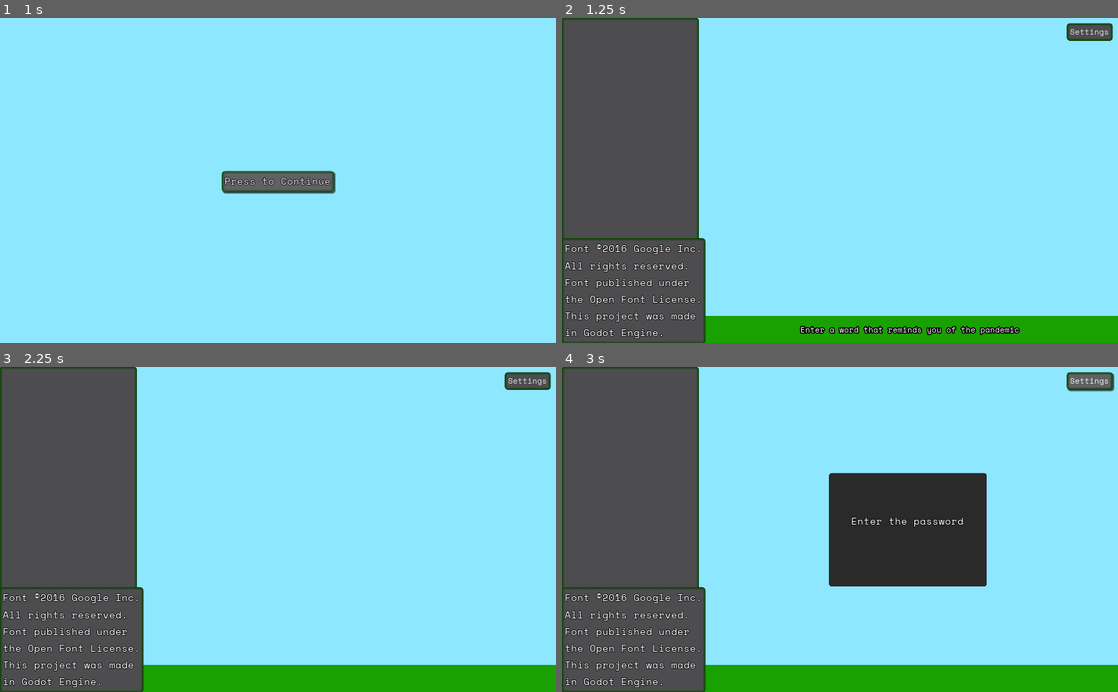
Above: before the commit, frames 1-4 (two rows, left to right).
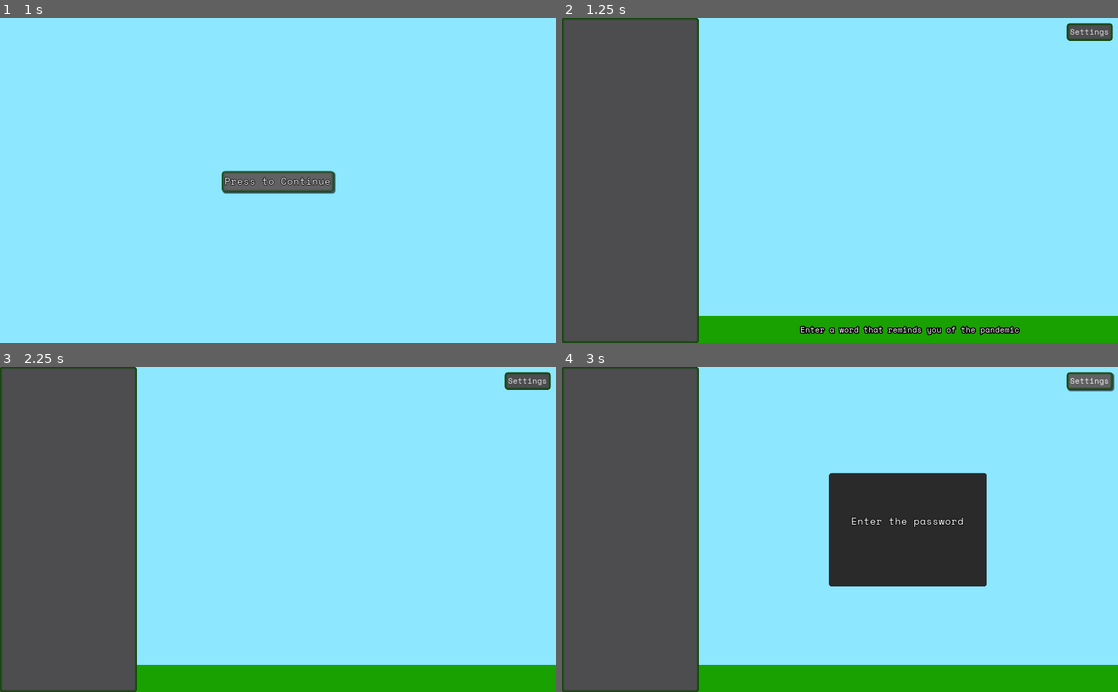
Above: after the commit, the same moments.

Repository: the-alex-g/CornerstoneCompo2022
Game: Godot game, scene res://SplashScreen.tscn
Same seed, same stepped clock (60 frames per second), same inputs: the game is played once before the commit and once after it. Sound files missing from this copy of the repository are replaced by a short silence.
Inputs:
- Up to frame 1 (1 s): click "Press to Continue" at 0.5 s
- Up to frame 2 (1.25 s): no input
- Up to frame 3 (2.25 s): tap Enter at 1.25 s; tap Space at 2 s
- Up to frame 4 (3 s): click "Settings" at 2.75 s

Frame 1 is identical in both runs. In frame 2, 2.2% of the frame differs, in the area x 0-26%, y 67-100%; in frame 3, 2.2%; in frame 4, 2.2%.

Commit message:
Move license stuff

Diff:
--- a/project/Main.tscn
+++ b/project/Main.tscn
@@ -79,26 +79,8 @@
 [node name="WordList" type="RichTextLabel" parent="."]
 anchor_bottom = 1.0
 margin_right = 252.0
-margin_bottom = -186.0
 custom_styles/focus = ExtResource( 3 )
 custom_styles/normal = ExtResource( 3 )
-__meta__ = {
-"_edit_use_anchors_": false
-}
-
-[node name="Credits" type="Label" parent="."]
-anchor_top = 1.0
-anchor_bottom = 1.0
-margin_top = -193.0
-margin_right = 252.0
-custom_fonts/font = ExtResource( 4 )
-custom_styles/normal = ExtResource( 3 )
-text = "Font ©2016 Google Inc.
-All rights reserved.
-Font published under
-the Open Font License.
-This project was made
-in Godot Engine."
 __meta__ = {
 "_edit_use_anchors_": false
 }
Binary file removed: project/Fonts/raw/Square.ttf
Binary file removed: project/Fonts/raw/Squareo.ttf
Not shown, removed: project/OFL.txt
Not shown, added: OFL.txt
